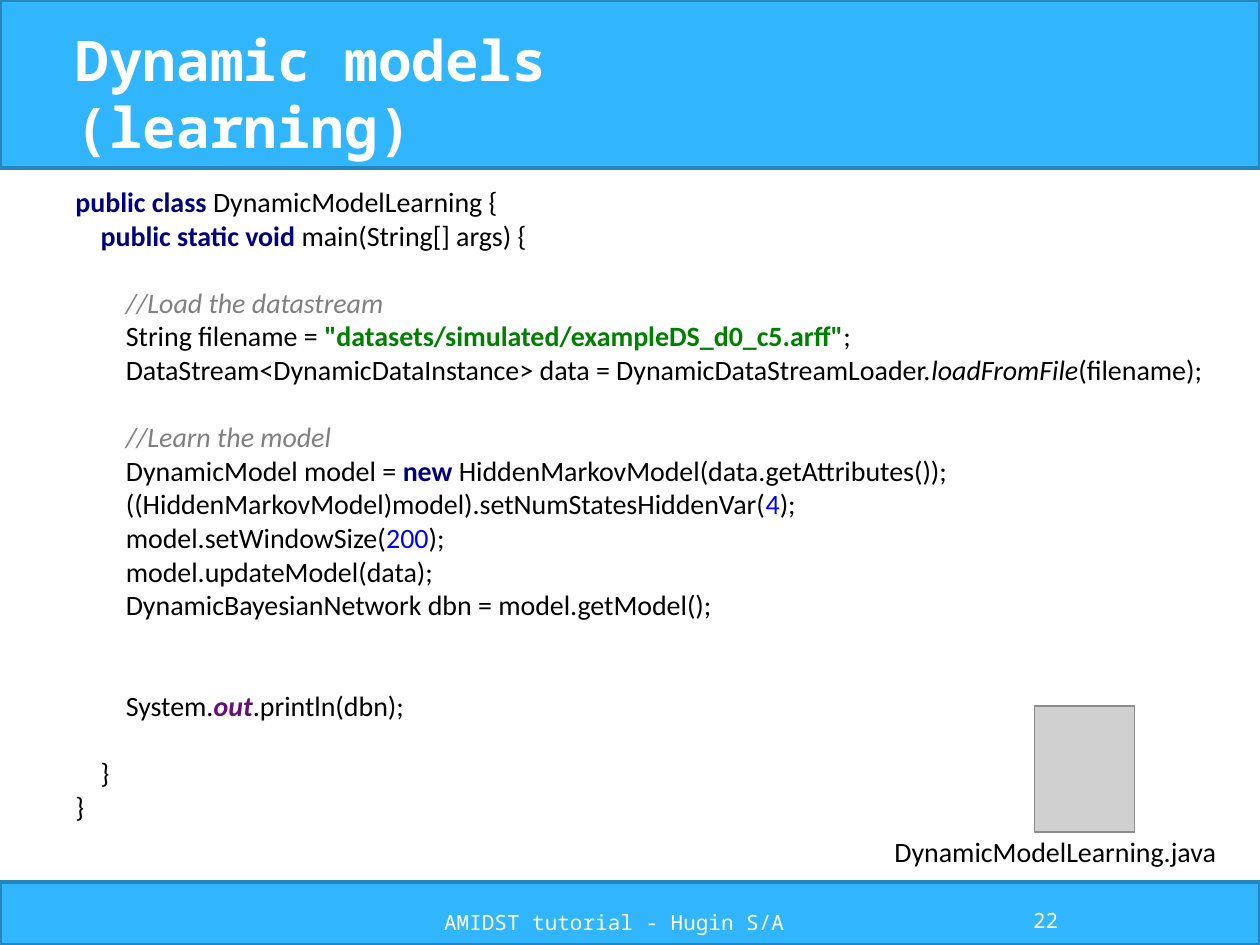
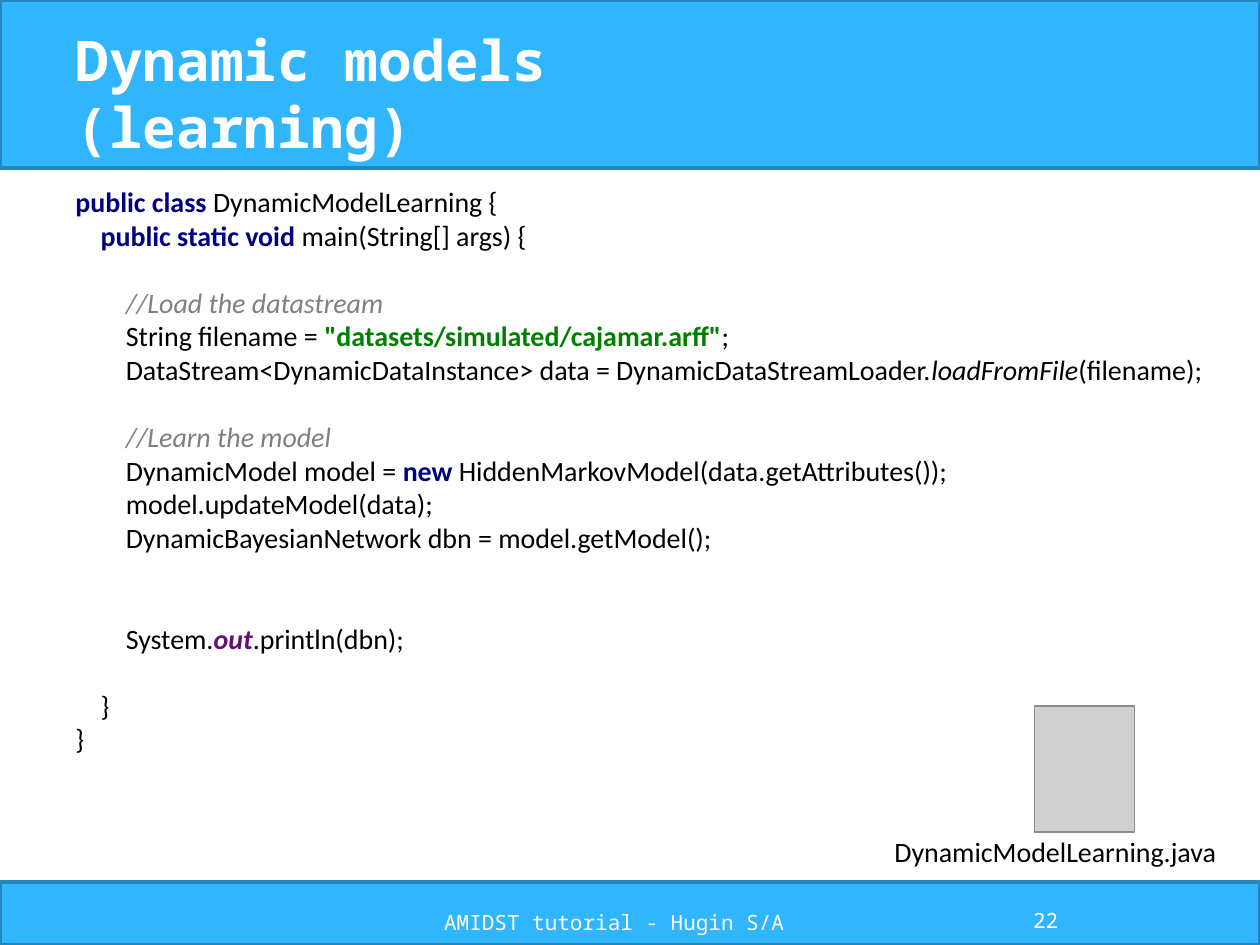
Before and after one commit to amidst/tutorial, a slide deck: slide 22 of doc/slides/AMIDST_slides.pptx. Drawn at 1260x945 pixels with LibreOffice and Linux fonts; fonts in the diff are those of the drawing; grey boxes stand for pictures; background and template pictures are left out. Boxes give left, top, right and bottom in pixels: in the first picture for what was removed or moved away, otherwise in the second. Text is boxed around its words. In the diff, an @@ line names an element or a change of style, - is before the commit and + after.

```diff
--- a/doc/slides/AMIDST_slides.pptx
+++ b/doc/slides/AMIDST_slides.pptx
@@ text at (75,192,1202,654): text changed @@
-public class DynamicModelLearning {
-public static void main(String[] args) {
-//Load the datastream
-String filename = "datasets/simulated/exampleDS_d0_c5.arff";
-DataStream<DynamicDataInstance> data = DynamicDataStreamLoader.loadFromFile(filename);
-//Learn the model
-DynamicModel model = new HiddenMarkovModel(data.getAttributes());
-((HiddenMarkovModel)model).setNumStatesHiddenVar(4);
-model.setWindowSize(200);
-model.updateModel(data);
-DynamicBayesianNetwork dbn = model.getModel();
-System.out.println(dbn);
-}
-}
+public class DynamicModelLearning {
+public static void main(String[] args) {
+//Load the datastream
+String filename = "datasets/simulated/cajamar.arff";
+DataStream<DynamicDataInstance> data = DynamicDataStreamLoader.loadFromFile(filename);
+//Learn the model
+DynamicModel model = new HiddenMarkovModel(data.getAttributes());
+model.updateModel(data);
+DynamicBayesianNetwork dbn = model.getModel();
+System.out.println(dbn);
+}
+}
```
Also in this commit, not shown: 4 other slides changed, 21 other files.
